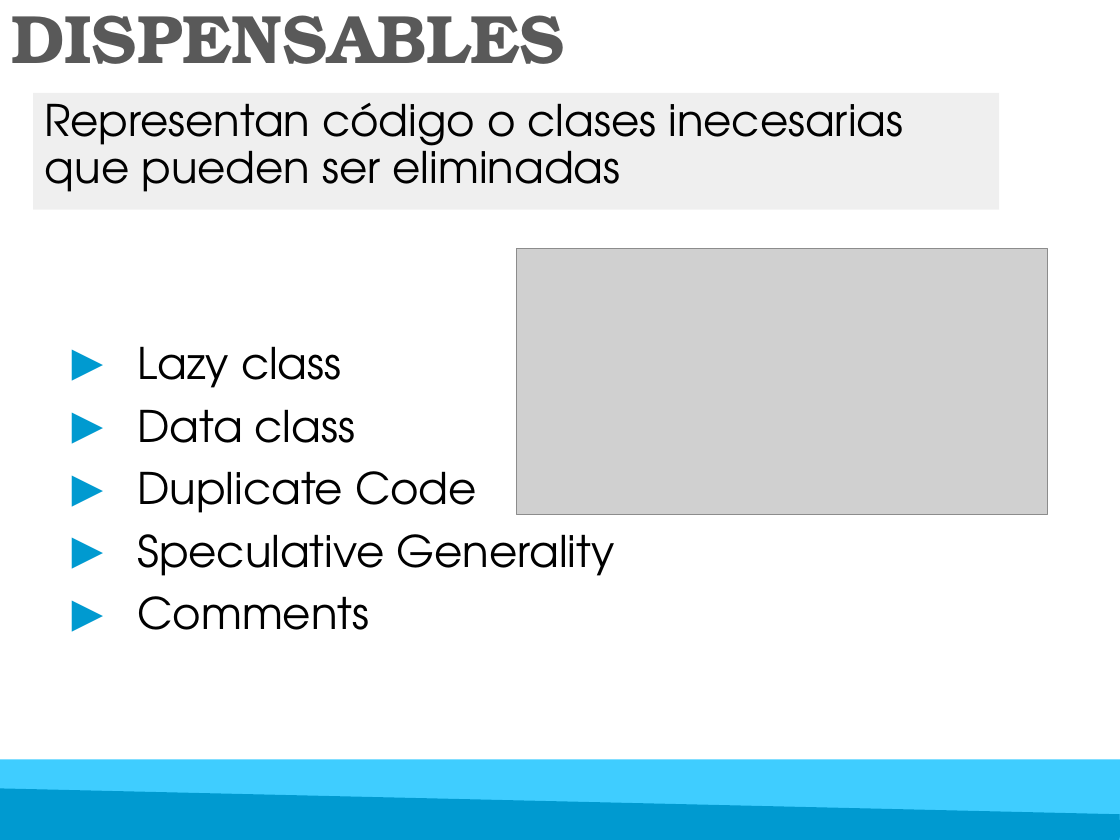
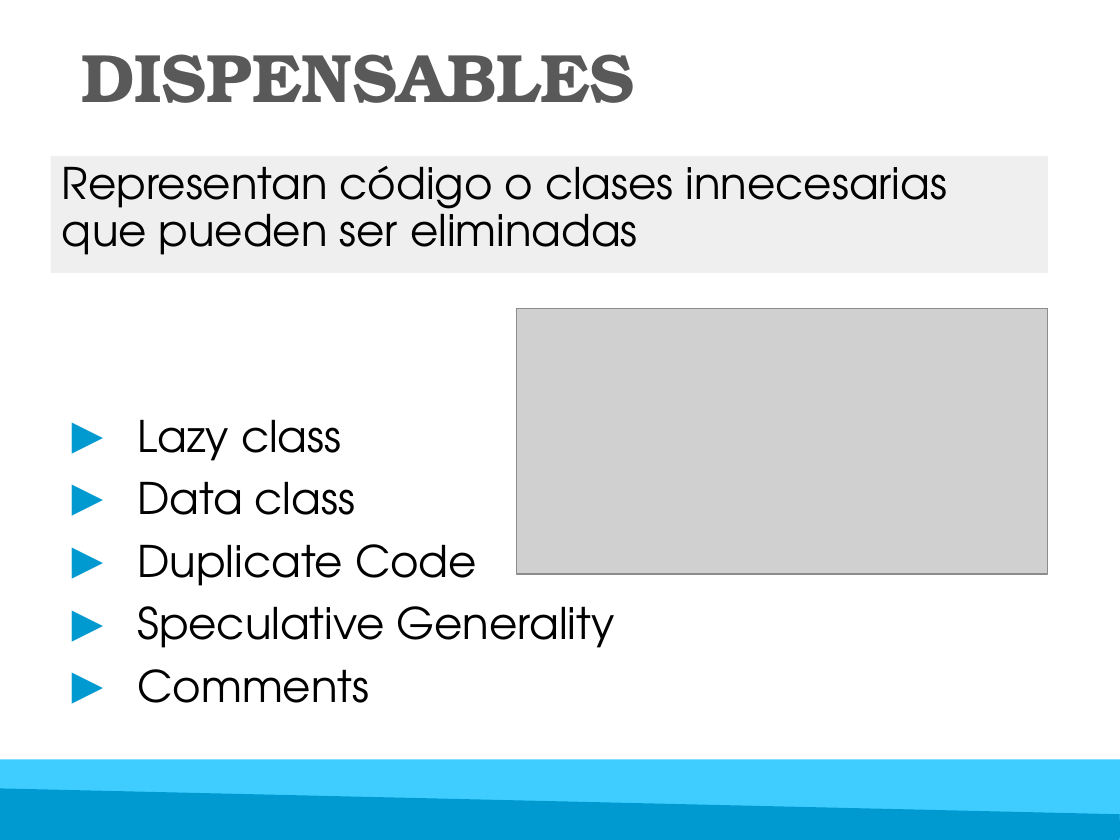
Before and after one commit to luisgepeto/RefactoringCourse, a slide deck: slide 17 of Presentacion/Refactoring.pptx (slide 16 before the commit). Drawn at 1120x840 pixels with LibreOffice and Linux fonts; fonts in the diff are those of the drawing; grey boxes stand for pictures. Boxes give left, top, right and bottom in pixels: in the first picture for what was removed or moved away, otherwise in the second. Text is boxed around its words. In the diff, an @@ line names an element or a change of style, - is before the commit and + after.

```diff
--- a/Presentacion/Refactoring.pptx
+++ b/Presentacion/Refactoring.pptx
@@ title "DISPENSABLES": place and size @@
-title "DISPENSABLES" at [11,15,565,64]
+title "DISPENSABLES" at [81,54,635,103]
@@ text "Representan código o clases innecesarias ...": place and size @@
-text "Representan código o clases innecesarias ..." at [34,93,999,209]
+text "Representan código o clases innecesarias ..." at [50,156,1048,272]
@@ text at [62,166,947,255]: text changed @@
-Representan código o clases inecesarias que pueden ser eliminadas
+Representan código o clases innecesarias que pueden ser eliminadas
@@ picture: place and size @@
-picture at [516,249,1048,514]
+picture at [516,308,1048,573]
@@ text "Lazy class": place and size @@
-text "Lazy class" at [137,346,615,630]
+text "Lazy class" at [137,419,615,703]
```
Also in this commit, not shown: 8 other slides changed, 26 slides added, 4 other files.
